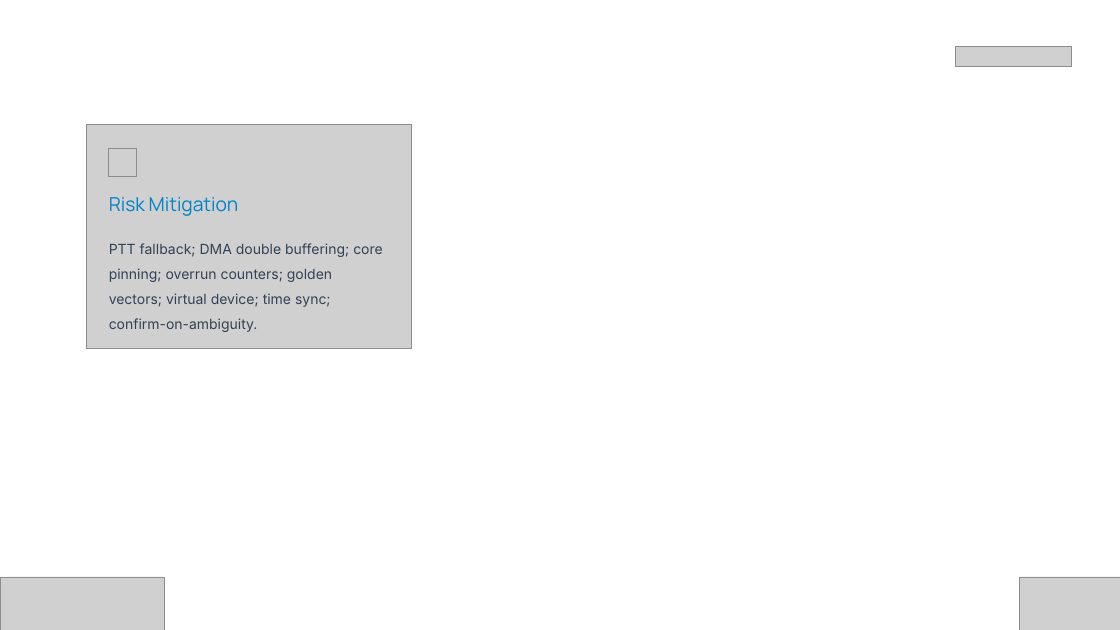
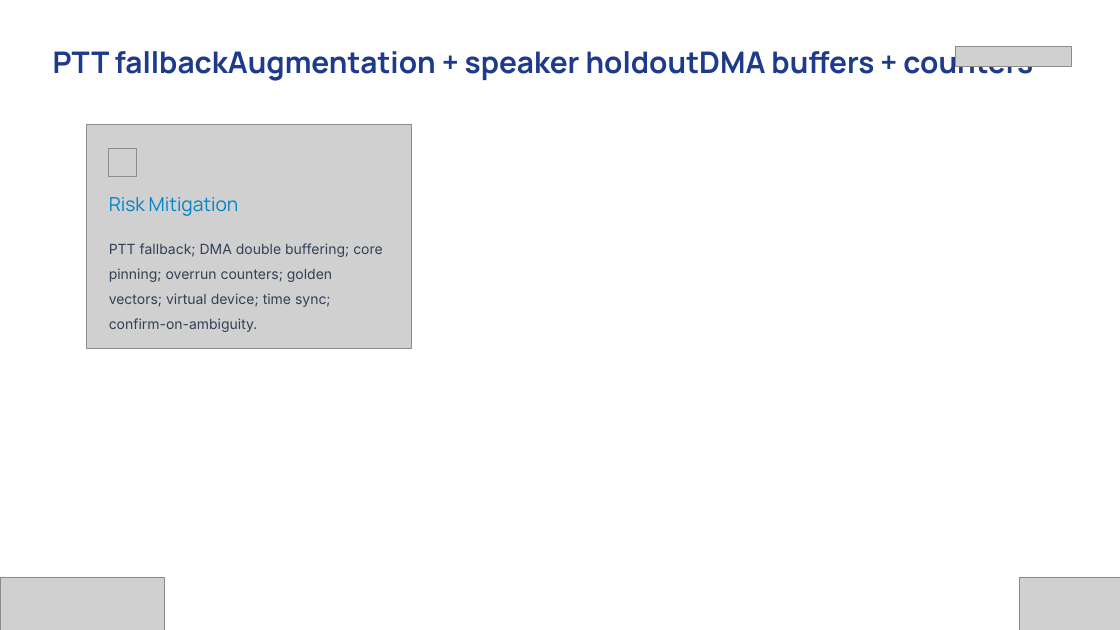
Before and after one commit to codeprabhu/VaaniCore, a slide deck: slide 16 of deck/out/Vishwakarma_Stage2_VaaniCore.pptx. Drawn at 1120x630 pixels with LibreOffice and Linux fonts; fonts in the diff are those of the drawing; grey boxes stand for pictures. Boxes give left, top, right and bottom in pixels: in the first picture for what was removed or moved away, otherwise in the second. Text is boxed around its words. In the diff, an @@ line names an element or a change of style, - is before the commit and + after.

```diff
--- a/deck/out/Vishwakarma_Stage2_VaaniCore.pptx
+++ b/deck/out/Vishwakarma_Stage2_VaaniCore.pptx
@@ text added at <box>53,46,1033,82</box>, 25.5 pt, text #1E3A8A, bold @@
+PTT fallbackAugmentation + speaker holdoutDMA buffers + counters
```
Also in this commit, not shown: 16 other slides changed, 2 other files.
